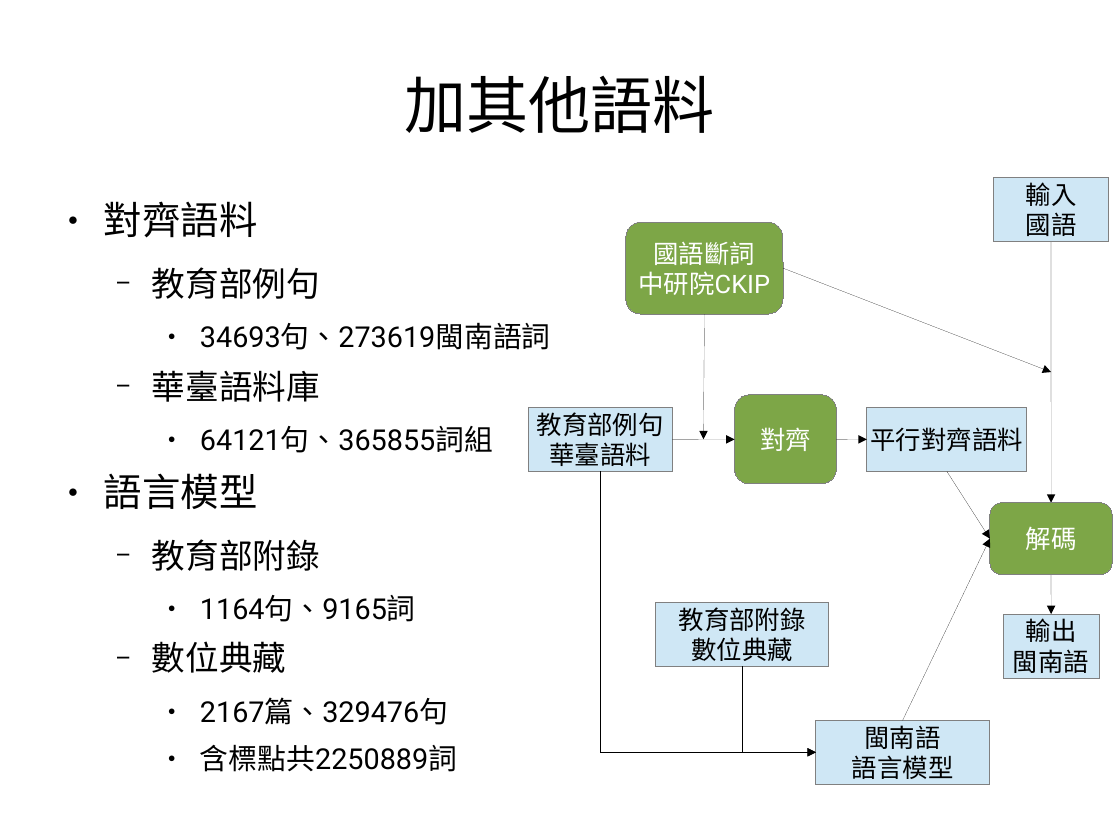
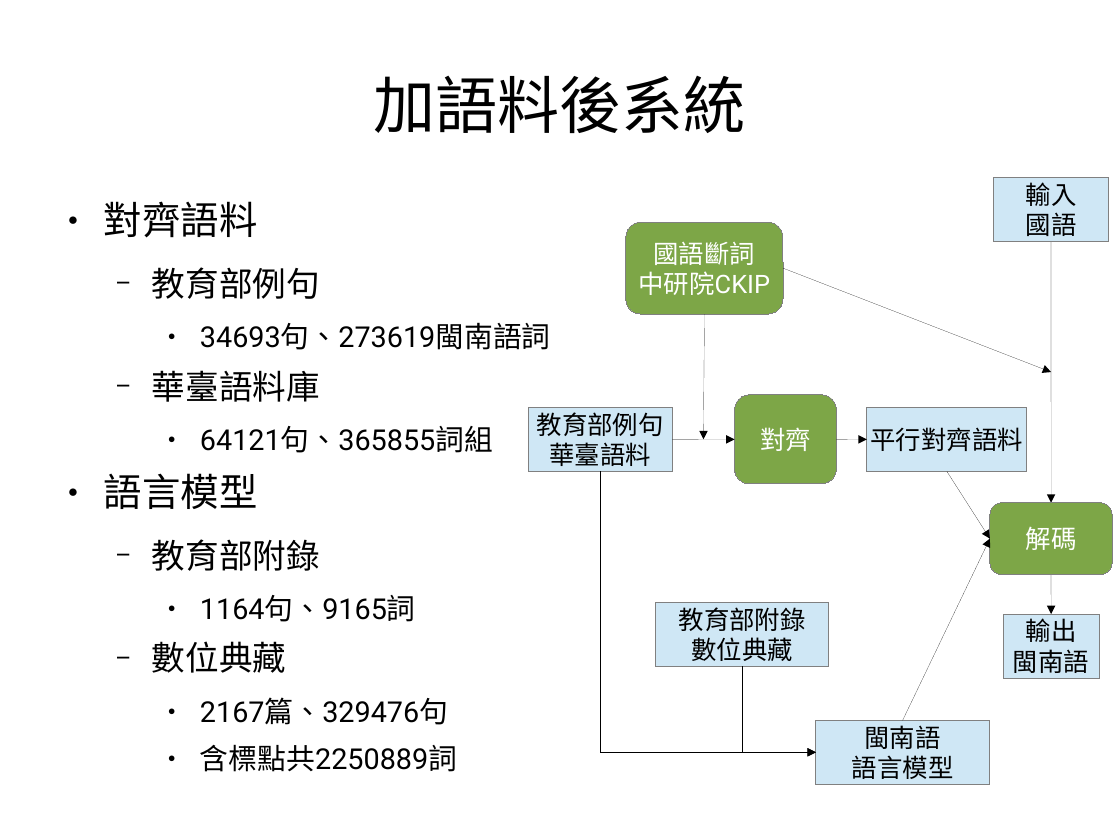
Before and after one commit to sih4sing5hong5/po3-ko3_tau5-iann2-phinn3, a slide deck: slide 16 of 翻譯報告.odp (slide 20 before the commit). Drawn at 1120x840 pixels with LibreOffice and Linux fonts; fonts in the diff are those of the drawing. Boxes give left, top, right and bottom in pixels: in the first picture for what was removed or moved away, otherwise in the second. Text is boxed around its words. In the diff, an @@ line names an element or a change of style, - is before the commit and + after.

```diff
--- a/翻譯報告.odp
+++ b/翻譯報告.odp
@@ title at (x1=373, y1=76, x2=745, y2=133): text changed @@
-加其他語料
+加語料後系統
```
Also in this commit, not shown: 4 other slides changed, 2 slides added, 4 slides removed.
